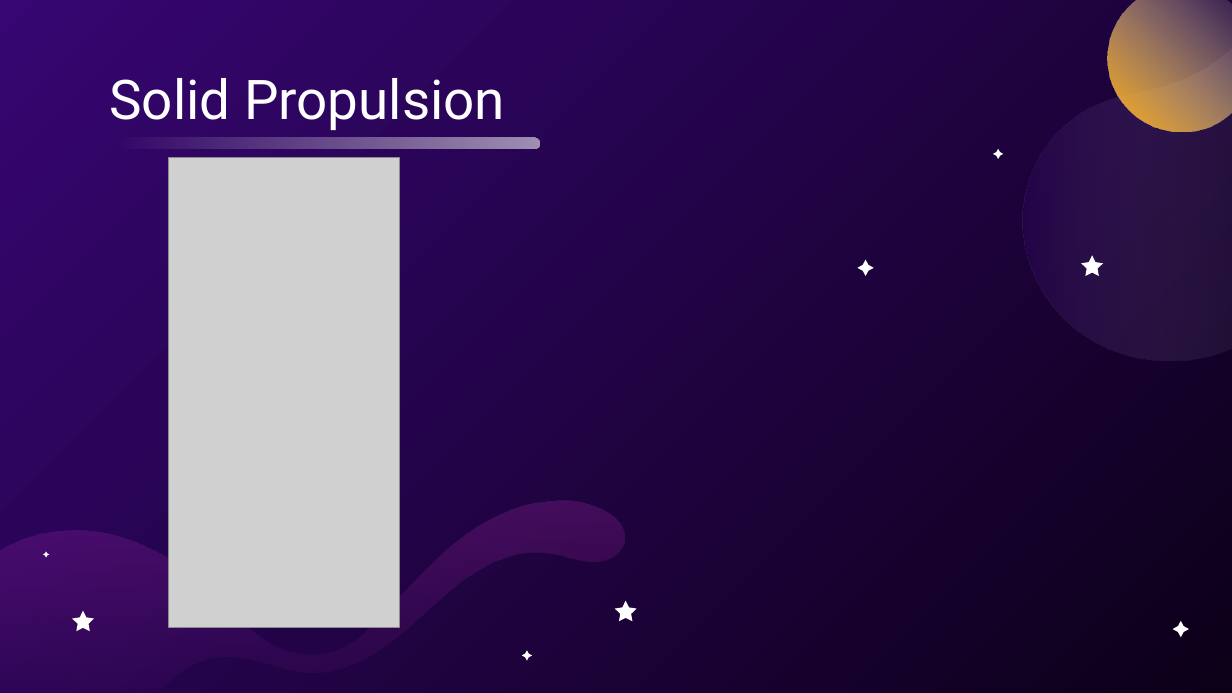
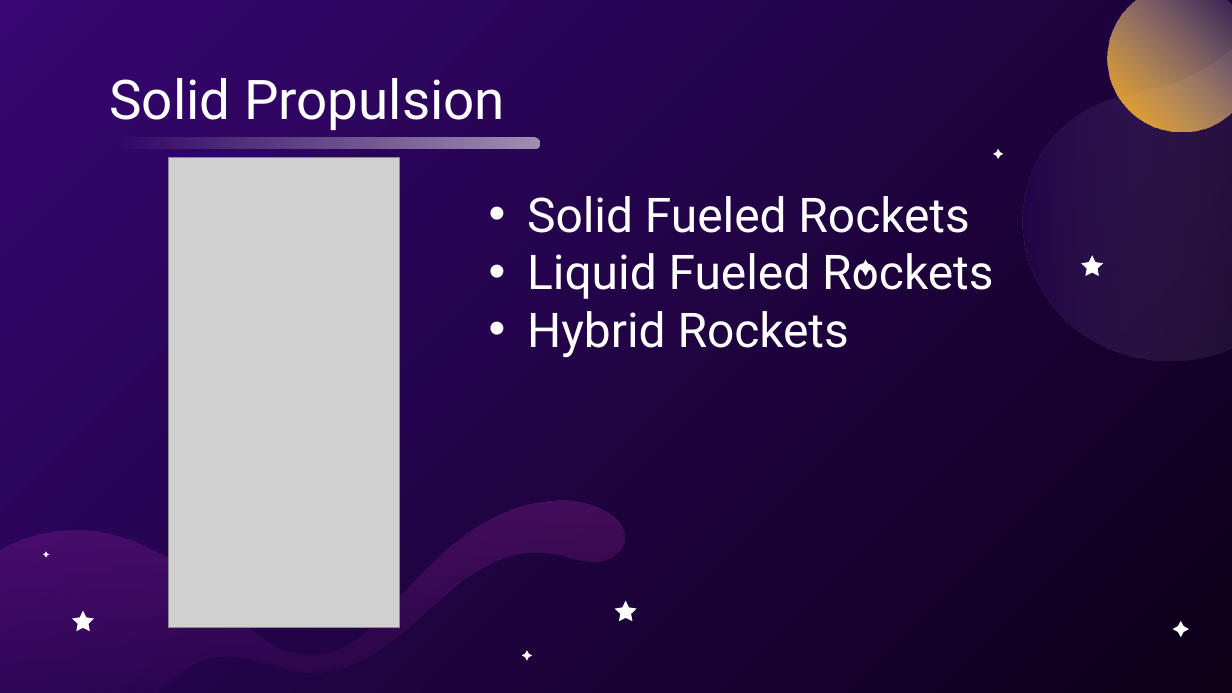
Before and after one commit to usedgenes/Rocketry-Curriculum, a slide deck: slide 5 of Beginner/Day 3/Rocket Motors.pptx. Drawn at 1232x693 pixels with LibreOffice and Linux fonts; fonts in the diff are those of the drawing; grey boxes stand for pictures. Boxes give left, top, right and bottom in pixels: in the first picture for what was removed or moved away, otherwise in the second. Text is boxed around its words. In the diff, an @@ line names an element or a change of style, - is before the commit and + after.

```diff
--- a/Beginner/Day 3/Rocket Motors.pptx
+++ b/Beginner/Day 3/Rocket Motors.pptx
@@ text added at (x1=527, y1=196, x2=993, y2=358), 28 pt, text #FFFFFF @@
+• Solid Fueled Rockets
+• Liquid Fueled Rockets
+• Hybrid Rockets
```
Also in this commit, not shown: 2 other slides changed, 1 slide added, 4 other files.
